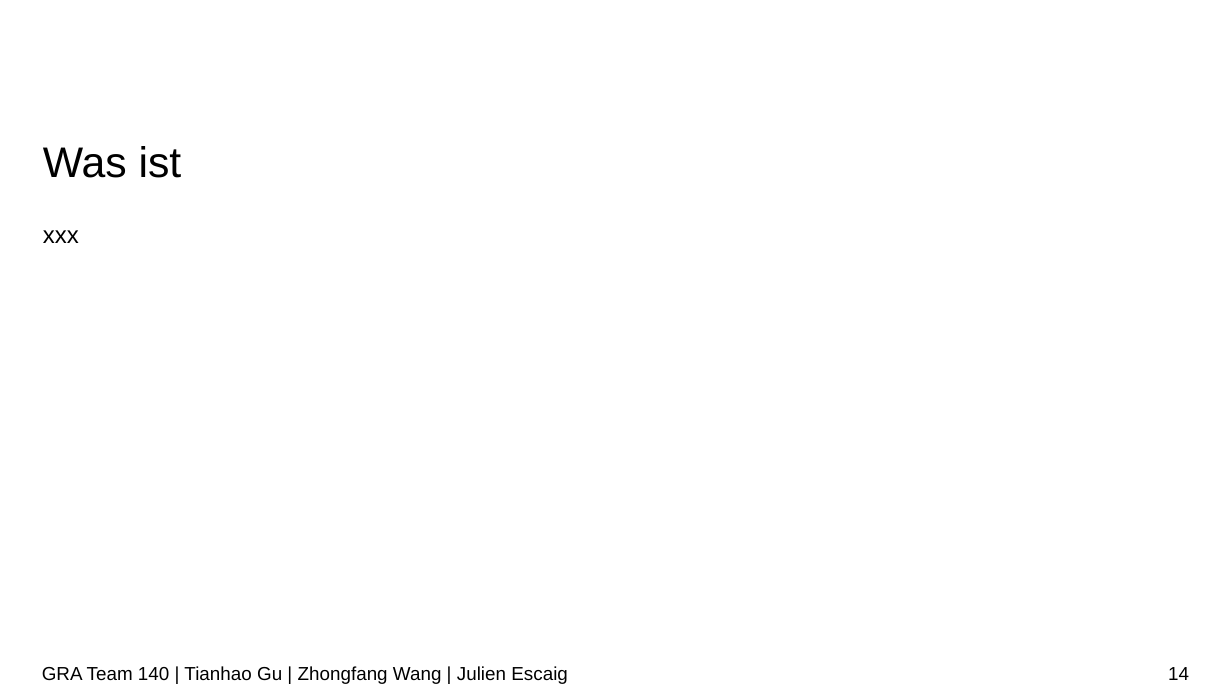
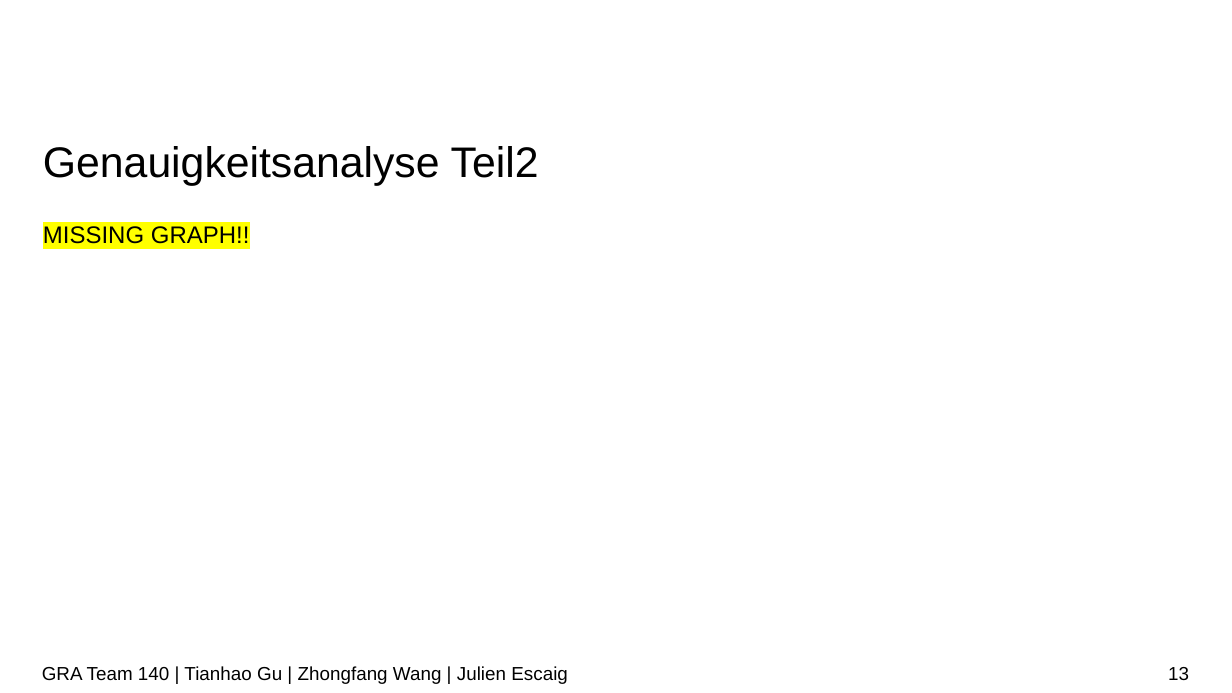
Before and after one commit to tianhaogutum/1, a slide deck: slide 13 of Vortrag/Vortrag.pptx (slide 14 before the commit). Drawn at 1232x693 pixels with LibreOffice and Linux fonts; fonts in the diff are those of the drawing; background and template pictures are left out. Boxes give left, top, right and bottom in pixels: in the first picture for what was removed or moved away, otherwise in the second. Text is boxed around its words. In the diff, an @@ line names an element or a change of style, - is before the commit and + after.

```diff
--- a/Vortrag/Vortrag.pptx
+++ b/Vortrag/Vortrag.pptx
@@ title at <box>43,146,539,185</box>: text changed @@
-Was ist
+Genauigkeitsanalyse Teil2
@@ text at <box>43,226,250,244</box>: text changed @@
-xxx
+MISSING GRAPH!!
@@ page number at <box>1168,667,1189,680</box>: text changed @@
-14
+13
```
Also in this commit, not shown: 10 other slides changed, 5 slides added, 6 slides removed, 5 other files.
